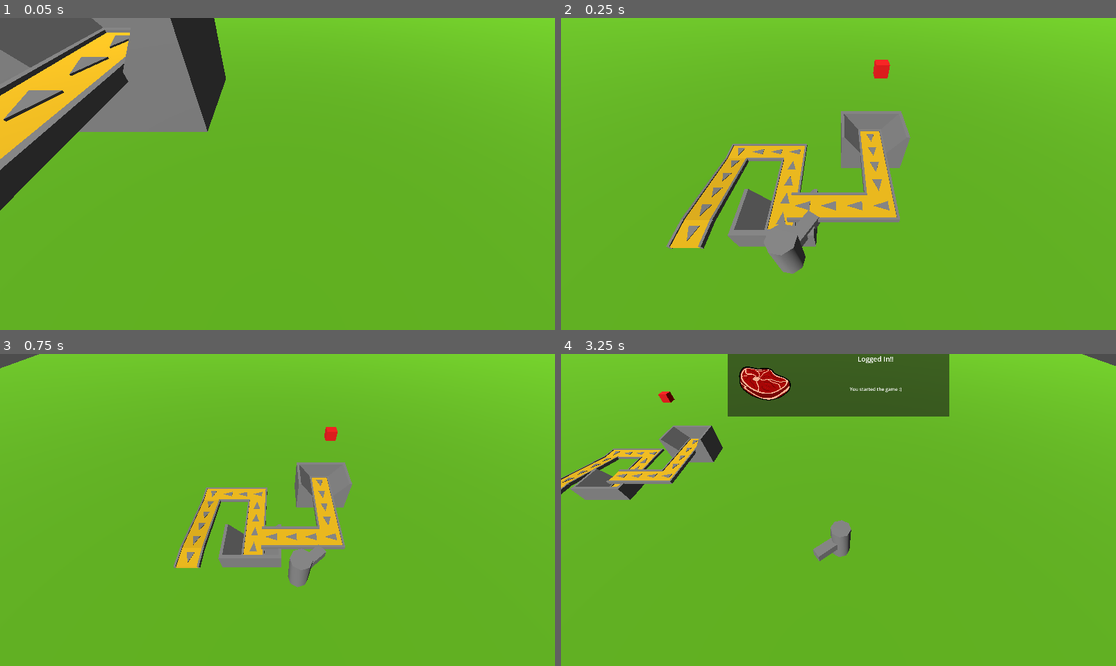
Above: before the commit, frames 1-4 (two rows, left to right).
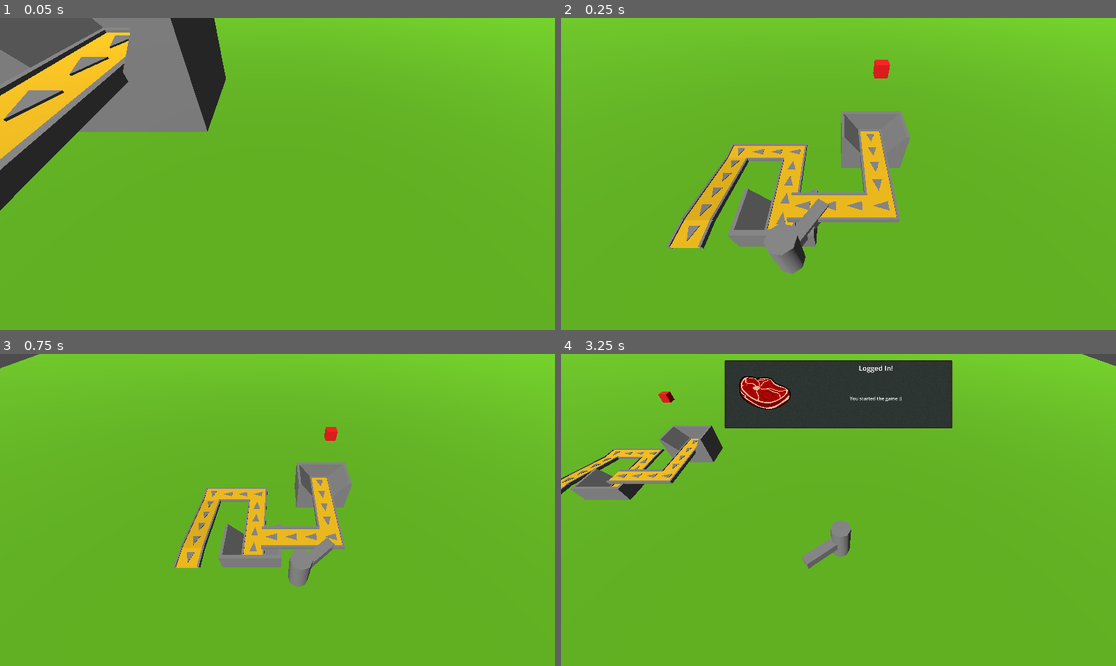
Above: after the commit, the same moments.

Repository: DallasHuff/gwj-89
Game: Godot game, scene res://levels/conveyor_test.tscn
Same seed, same stepped clock (60 frames per second), same inputs: the game is played once before the commit and once after it.
Inputs (mouse positions are in pixels of both pictures, inside the frame that each line leads up to):
- Up to frame 1 (0.05 s): no input
- Up to frame 2 (0.25 s): no input
- Up to frame 3 (0.75 s): move the mouse to (399, 494) at 0.52 s; press the mouse at (399, 494) at 0.53 s; hold D (right) from 0.53 s (still down)
- Up to frame 4 (3.25 s): right-click (960, 494) at 0.8 s; move the mouse to (727, 525) at 1.27 s; release D (right) at 1.28 s; release the mouse at (727, 525) at 1.28 s; hold S (down) 1.28-2.03 s; right-click (727, 525) at 1.35 s; click (727, 525) at 1.55 s; move the mouse to (894, 441) at 2.02 s; press the mouse at (894, 441) at 2.03 s; hold D (right) 2.03-2.78 s; right-click (894, 441) at 2.3 s; move the mouse to (810, 572) at 2.77 s; release the mouse at (810, 572) at 2.78 s; hold W (up) from 2.78 s (still down); right-click (810, 572) at 2.85 s; click (810, 572) at 3.05 s

Frame 1 is identical in both runs. In frame 2, 0.1% of the frame differs, in the area x 44-49%, y 57-66%; in frame 3, less than 0.1%; in frame 4, 9.8%, in the area x 29-71%, y 0-69%.

Commit message:
updated default theme and achievements use strings instead of enum

Diff:
--- a/achievements/achievement.gd
+++ b/achievements/achievement.gd
@@ -1,7 +1,6 @@
 class_name Achievement
 extends Resource
 
-@export var achievement_name: AchievementTracker.AchName
 @export var display_name: String
 @export_multiline var description: String
 @export var icon: Texture2D
--- a/achievements/achievement_tracker/achievement_tracker.gd
+++ b/achievements/achievement_tracker/achievement_tracker.gd
@@ -1,18 +1,11 @@
 extends Node
-
-enum AchName {
-	LOGGED_IN,
-	ATE_CHEESE,
-	KILLED_WES,
-	STOLE_THE_MOON,
-}
 
 const PATH := "res://achievements"
 
-@export var achievement_dic: Dictionary[AchName, Achievement] = {}
+@export var achievement_list: Array[Achievement] = []
 
-var already_achieved: Array[AchName] = []
-var achievement_queue: Array[AchName] = []
+var already_achieved: Array[String] = []
+var achievement_queue: Array[Achievement] = []
 var currently_achieving := false
 
 @onready var panel: PanelContainer = %AchievementPanel
@@ -22,7 +15,7 @@
 
 
 func _ready() -> void:
-	get_tree().create_timer(2).timeout.connect(func()->void: achieve(AchName.LOGGED_IN))
+	get_tree().create_timer(2).timeout.connect(func()->void: achieve("Logged In!"))
 
 
 func _process(_delta: float) -> void:
@@ -30,14 +23,19 @@
 		_play_next_animation()
 
 
-func achieve(ach_name: AchName) -> void:
-	if ach_name in already_achieved:
+func achieve(achievement_name: String) -> void:
+	if achievement_name in already_achieved:
 		return
-	if not achievement_dic.has(ach_name):
-		push_warning("achievement not implemented ", ach_name)
+	var a: Achievement = null
+	for achievement in achievement_list:
+		if achievement.display_name == achievement_name:
+			a = achievement
+			break
+	if a == null:
+		push_warning("achievement not implemented ", achievement_name)
 		return
-	already_achieved.append(ach_name)
-	achievement_queue.append(ach_name)
+	already_achieved.append(achievement_name)
+	achievement_queue.append(a)
 
 
 func _play_next_animation() -> void:
@@ -45,14 +43,14 @@
 		push_warning("trying to play animation but no achievements in queue")
 		return
 	currently_achieving = true
-	var ach := achievement_dic[achievement_queue.pop_front()]
+	var ach: Achievement = achievement_queue.pop_front()
 	name_label.text = ach.display_name
 	desc_label.text = ach.description
 	icon.texture = ach.icon
 
 	var tween := create_tween()
-	tween.tween_property(panel, "anchor_top", 0, 0.5)
-	tween.parallel().tween_property(panel, "anchor_bottom", 0.2, 0.5)
-	tween.chain().tween_property(panel, "anchor_top", -0.2, 0.5).set_delay(4)
-	tween.parallel().tween_property(panel, "anchor_bottom", 0, 0.5).set_delay(4)
+	tween.tween_property(panel, "anchor_top", 0.03, 0.5)
+	tween.parallel().tween_property(panel, "anchor_bottom", 0.23, 0.5)
+	tween.chain().tween_property(panel, "anchor_top", -0.23, 0.5).set_delay(4)
+	tween.parallel().tween_property(panel, "anchor_bottom", -0.03, 0.5).set_delay(4)
 	tween.chain().tween_callback(func() -> void: currently_achieving = false).set_delay(1)
--- a/achievements/achievement_tracker/achievement_tracker.tscn
+++ b/achievements/achievement_tracker/achievement_tracker.tscn
@@ -3,19 +3,38 @@
 [ext_resource type="Script" uid="uid://1phjkj6y0ur3" path="res://achievements/achievement_tracker/achievement_tracker.gd" id="1_600lq"]
 [ext_resource type="Script" uid="uid://ensdc4nbfc1e" path="res://achievements/achievement.gd" id="2_52sdh"]
 [ext_resource type="Resource" uid="uid://bfml58qfr3q63" path="res://achievements/logged_in.tres" id="3_eiejm"]
+[ext_resource type="Shader" uid="uid://bbrreauqpd2by" path="res://shaders/subtle_noise.gdshader" id="4_eiejm"]
+
+[sub_resource type="FastNoiseLite" id="FastNoiseLite_3rcqm"]
+frequency = 0.3
+fractal_octaves = 4
+fractal_lacunarity = 2.67
+fractal_gain = -0.31
+
+[sub_resource type="NoiseTexture2D" id="NoiseTexture2D_5wtbr"]
+width = 1024
+height = 1024
+noise = SubResource("FastNoiseLite_3rcqm")
+seamless = true
+
+[sub_resource type="ShaderMaterial" id="ShaderMaterial_52sdh"]
+shader = ExtResource("4_eiejm")
+shader_parameter/noise_tex = SubResource("NoiseTexture2D_5wtbr")
+shader_parameter/noise_scale = 1.0000000475
+shader_parameter/noise_strength = 0.20000000298023
 
 [node name="AchievementTracker" type="CanvasLayer" unique_id=1725902245]
 script = ExtResource("1_600lq")
-achievement_dic = Dictionary[int, ExtResource("2_52sdh")]({
-0: ExtResource("3_eiejm")
-})
+achievement_list = Array[ExtResource("2_52sdh")]([ExtResource("3_eiejm")])
 
 [node name="AchievementPanel" type="PanelContainer" parent="." unique_id=64493941]
 unique_name_in_owner = true
+material = SubResource("ShaderMaterial_52sdh")
 anchors_preset = -1
 anchor_left = 0.3
-anchor_top = -0.2
+anchor_top = -0.23
 anchor_right = 0.7
+anchor_bottom = -0.03
 grow_horizontal = 2
 grow_vertical = 0
 size_flags_horizontal = 4
--- a/achievements/logged_in.tres
+++ b/achievements/logged_in.tres
@@ -5,7 +5,7 @@
 
 [resource]
 script = ExtResource("1_qqn5l")
-display_name = "Logged In!!"
+display_name = "Logged In!"
 description = "You started the game :)"
 icon = ExtResource("1_4lpj1")
 metadata/_custom_type_script = "uid://ensdc4nbfc1e"
--- /dev/null
+++ b/default_bus_layout.tres
@@ -0,0 +1,15 @@
+[gd_resource type="AudioBusLayout" format=3 uid="uid://dyrhv15i6hf1"]
+
+[resource]
+bus/1/name = &"SFX"
+bus/1/solo = false
+bus/1/mute = false
+bus/1/bypass_fx = false
+bus/1/volume_db = 0.0
+bus/1/send = &"Master"
+bus/2/name = &"Music"
+bus/2/solo = false
+bus/2/mute = false
+bus/2/bypass_fx = false
+bus/2/volume_db = 0.0
+bus/2/send = &"Master"
--- /dev/null
+++ b/default_theme.tres
@@ -0,0 +1,25 @@
+[gd_resource type="Theme" format=3 uid="uid://0lksqlwpas4h"]
+
+[sub_resource type="StyleBoxFlat" id="StyleBoxFlat_bp0wp"]
+content_margin_left = 0.0
+content_margin_top = 0.0
+content_margin_right = 0.0
+content_margin_bottom = 0.0
+bg_color = Color(0.2071625, 0.24382931, 0.23159373, 1)
+border_width_left = 5
+border_width_top = 5
+border_width_right = 5
+border_width_bottom = 5
+border_color = Color(0.23137255, 0.18431373, 0.16470589, 1)
+corner_radius_top_left = 3
+corner_radius_top_right = 3
+corner_radius_bottom_right = 3
+corner_radius_bottom_left = 3
+corner_detail = 5
+expand_margin_left = 10.0
+expand_margin_top = 10.0
+expand_margin_right = 10.0
+expand_margin_bottom = 10.0
+
+[resource]
+PanelContainer/styles/panel = SubResource("StyleBoxFlat_bp0wp")
--- a/entities/components/interactor.gd
+++ b/entities/components/interactor.gd
@@ -15,12 +15,6 @@
 		putdown()
 
 
-func _process(_delta: float) -> void:
-	for i in range(trash.size()):
-		var t := trash[i]
-		t.global_position = hold_spot.global_position + (TRASH_GAP * i)
-
-
 func pickup() -> void:
 	var bodies := get_overlapping_bodies()
 	for i in range(bodies.size()):
@@ -29,9 +23,11 @@
 			trash.append(body)
 			body.global_position = hold_spot.global_position + (TRASH_GAP * trash.size())
 			body.freeze = true
+			body.reparent(self)
 
 
 func putdown() -> void:
 	for t in trash:
+		t.reparent(get_tree().root)
 		t.freeze = false
 	trash.clear()
--- a/entities/player/player.tscn
+++ b/entities/player/player.tscn
@@ -11,7 +11,7 @@
 [sub_resource type="CapsuleShape3D" id="CapsuleShape3D_kqu6x"]
 
 [sub_resource type="BoxShape3D" id="BoxShape3D_8fjmc"]
-size = Vector3(1, 2, 1.2)
+size = Vector3(1, 2, 1.7)
 
 [sub_resource type="Animation" id="Animation_8fjmc"]
 resource_name = "idle"
@@ -38,14 +38,15 @@
 [node name="Body" type="CSGCylinder3D" parent="." unique_id=829177861]
 
 [node name="Arm" type="CSGBox3D" parent="Body" unique_id=2036429401]
-transform = Transform3D(1, 0, 0, 0, 1, 0, 0, 0, 1, 0, 0, -0.88967705)
-size = Vector3(0.5, 0.5, 1.2)
+transform = Transform3D(1, 0, 0, 0, 1, 0, 0, 0, 1, 0, 0, -1.1998088)
+size = Vector3(0.5, 0.5, 1.8202636)
 
 [node name="Interactor" type="Area3D" parent="." unique_id=2122147064]
 transform = Transform3D(1, 0, 0, 0, 1, 0, 0, 0, 1, 0, 0, -1.0473077)
 script = ExtResource("2_qiwj3")
 
 [node name="CollisionShape3D" type="CollisionShape3D" parent="Interactor" unique_id=1582366966]
+transform = Transform3D(1, 0, 0, 0, 1, 0, 0, 0, 1, 0, 0, -0.21687078)
 shape = SubResource("BoxShape3D_8fjmc")
 
 [node name="HoldSpotMarker" type="Marker3D" parent="Interactor" unique_id=909458360]
--- a/project.godot
+++ b/project.godot
@@ -15,6 +15,10 @@
 config/features=PackedStringArray("4.6", "Forward Plus")
 config/icon="res://icon.svg"
 
+[audio]
+
+buses/default_bus_layout="uid://dyrhv15i6hf1"
+
 [autoload]
 
 AchievementTracker="*uid://cfbr318tkpgjm"
@@ -28,6 +32,10 @@
 
 window/size/viewport_width=1920
 window/size/viewport_height=1080
+
+[gui]
+
+theme/custom="uid://0lksqlwpas4h"
 
 [input]
 
--- /dev/null
+++ b/shaders/subtle_noise.gdshader
@@ -0,0 +1,21 @@
+shader_type canvas_item;
+
+uniform sampler2D noise_tex;
+uniform float noise_scale : hint_range(0.0, 500) = 200.0;
+uniform float noise_strength : hint_range(0.0, 0.2) = 0.05;
+
+
+void fragment() {
+	vec4 base_color = COLOR;
+
+	vec2 uv = UV * noise_scale;
+	float noise = texture(noise_tex, uv).r;
+
+	noise = noise * 2.0 - 1.0;
+
+	float n = (noise + 1.0) * 0.5; // [0,1]
+	base_color.rgb *= 0.7 + n * 0.3; // slightly bright/dark per pixel
+	//COLOR = vec4(vec3(texture(noise_tex, UV * noise_scale).r), 1.0);
+
+	COLOR = base_color;
+}
Not shown, added: shaders/subtle_noise.gdshader.uid
